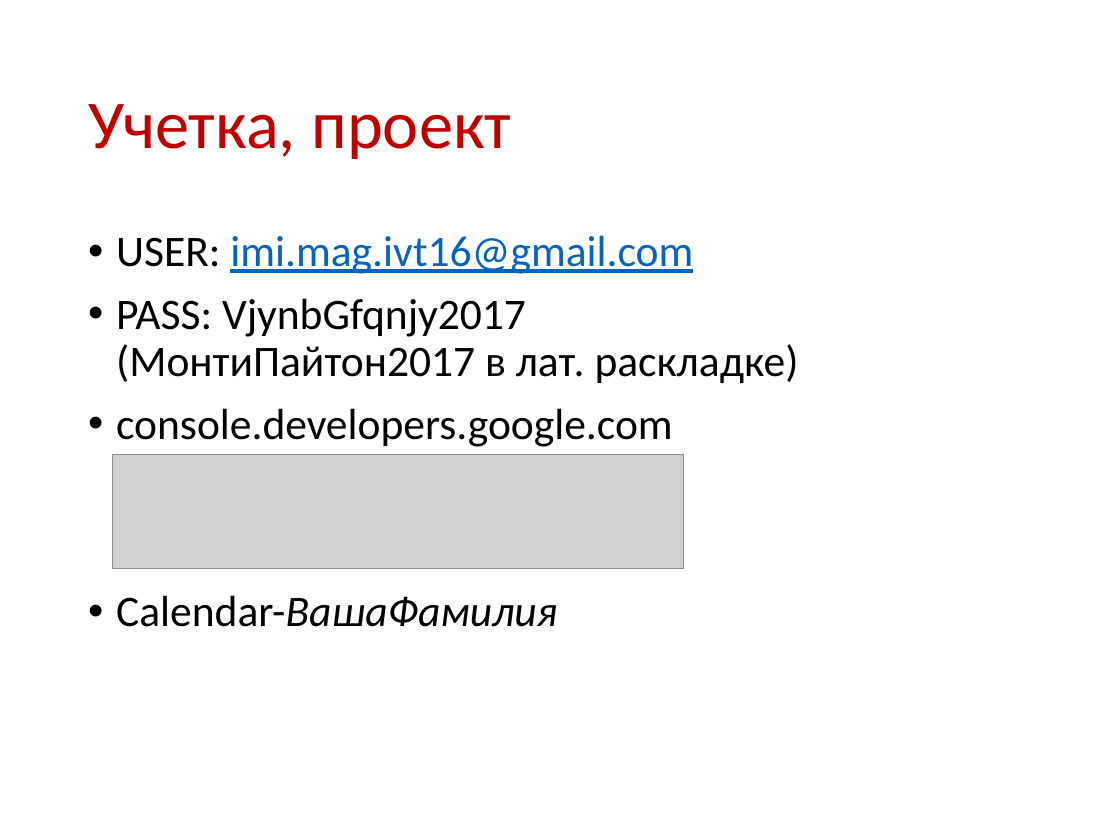
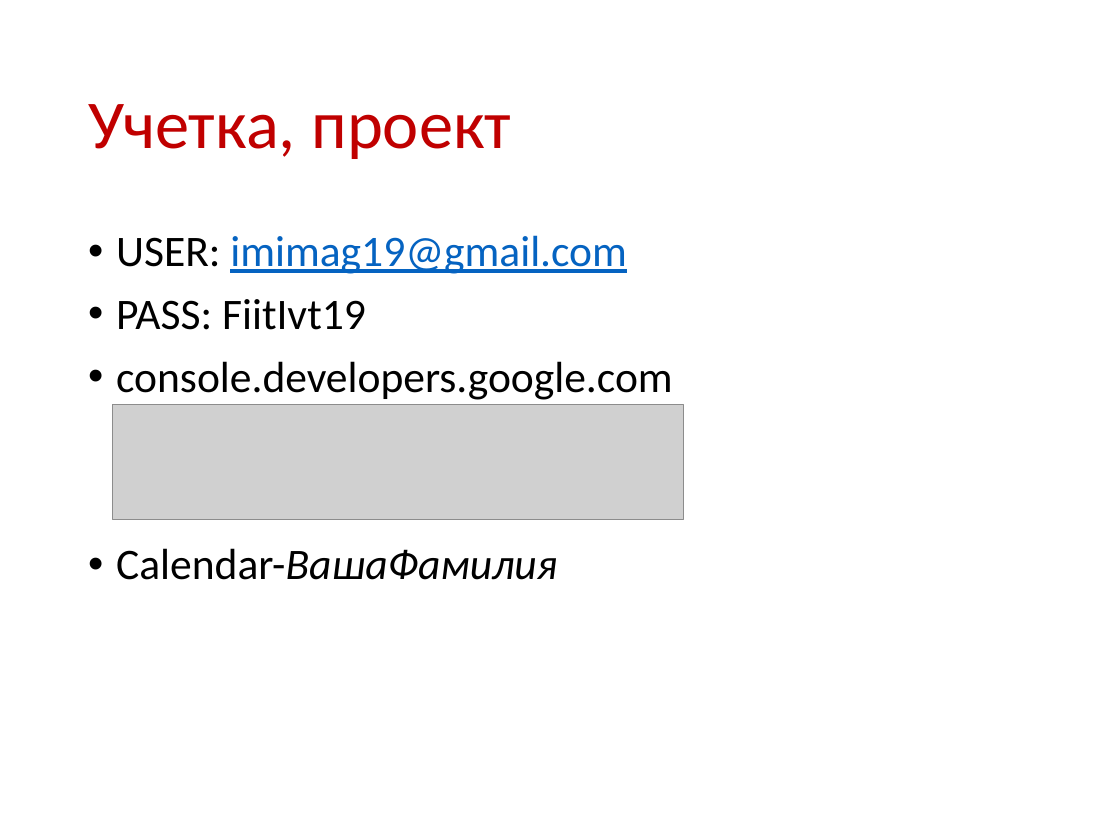
Before and after one commit to magit19/lab2gcalen, a slide deck: slide 19 of Импорт расписания из Excel в gcal.pptx. Drawn at 1120x840 pixels with LibreOffice and Linux fonts; fonts in the diff are those of the drawing; grey boxes stand for pictures. Boxes give left, top, right and bottom in pixels: in the first picture for what was removed or moved away, otherwise in the second. Text is boxed around its words. In the diff, an @@ line names an element or a change of style, - is before the commit and + after.

```diff
--- a/Импорт расписания из Excel в gcal.pptx
+++ b/Импорт расписания из Excel в gcal.pptx
@@ text at [116, 235, 627, 330]: text changed @@
-• USER: imi.mag.ivt16@gmail.com
-• PASS: VjynbGfqnjy2017
-  (МонтиПайтон2017 в лат. раскладке)
+• USER: imimag19@gmail.com
+• PASS: FiitIvt19
@@ picture: place and size @@
-picture at [113, 455, 683, 569]
+picture at [113, 405, 683, 520]
```
Also in this commit, not shown: 2 other files.
